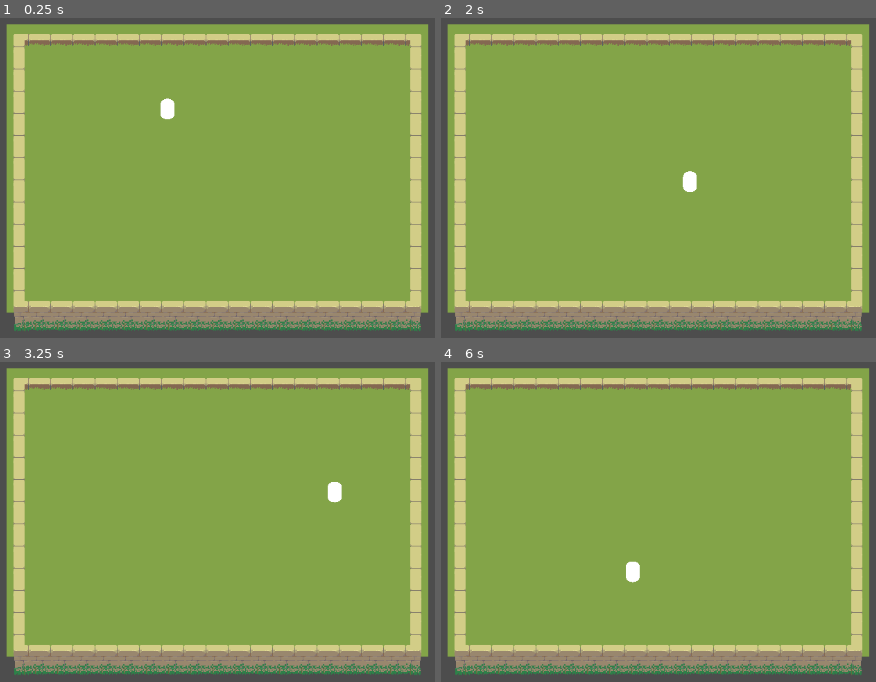
Above: before the commit, frames 1-4 (two rows, left to right).
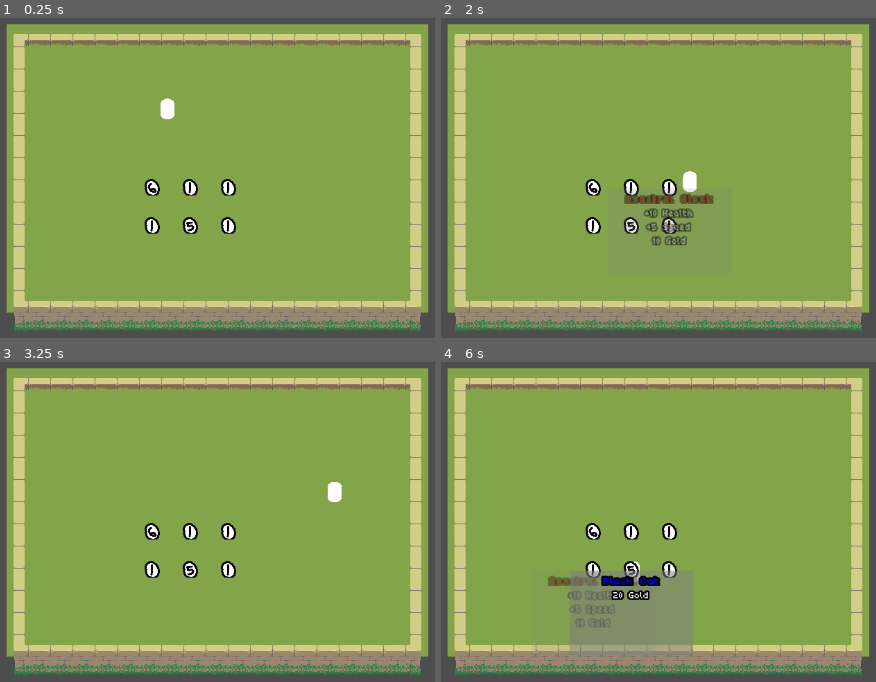
Above: after the commit, the same moments.

Repository: Gloocas/SGDF24Demo
Game: Godot game, scene res://src/room_template.tscn
Same seed, same stepped clock (60 frames per second), same inputs: the game is played once before the commit and once after it.
Inputs:
- Up to frame 1 (0.25 s): no input
- Up to frame 2 (2 s): tap Enter at 0.5 s; hold D (Right) 0.53-1.28 s; tap Shift (Dash) at 0.6 s; hold S (Down) from 1.28 s (still down); tap Space (Dodge) at 1.35 s
- Up to frame 3 (3.25 s): release S (Down) at 2.03 s; hold D (Right) 2.03-2.78 s; tap Shift (Dash) at 2.1 s; hold W (Up) from 2.78 s (still down); tap Space (Dodge) at 2.85 s
- Up to frame 4 (6 s): release W (Up) at 3.53 s; hold A (Left) 3.53-5.03 s; tap Shift (Dash) at 3.6, 5.1 s; tap Space (Dodge) at 4.35, 5.85 s; hold S (Down) 5.03-5.78 s; hold D (Right) from 5.78 s (still down)

The runs differ from the first frame. In frame 1, 1.0% of the frame differs, in the area x 33-55%, y 50-68%; in frame 2, 2.2%; in frame 3, 1.0%; in frame 4, 8.0%, in the area x 24-58%, y 50-92%.

Commit message:
finished shop

Diff:
--- a/project.godot
+++ b/project.godot
@@ -14,6 +14,10 @@
 run/main_scene="res://src/room_template.tscn"
 config/features=PackedStringArray("4.2", "Forward Plus")
 config/icon="res://icon.svg"
+
+[autoload]
+
+Global="*res://scenes/global.gd"
 
 [input]
 
--- /dev/null
+++ b/scenes/global.gd
@@ -0,0 +1,16 @@
+extends Node
+
+enum itemType {
+	RED,
+	BLUE,
+	GREEN
+}
+
+# Called when the node enters the scene tree for the first time.
+func _ready():
+	pass
+
+
+# Called every frame. 'delta' is the elapsed time since the previous frame.
+func _process(delta):
+	pass
--- /dev/null
+++ b/scenes/item.gd
@@ -0,0 +1,21 @@
+extends Resource
+class_name Item
+
+
+@export var sprite : Texture
+@export var name : String
+
+#base good guy stat boosts/characteristics (passive items + weapons)
+@export var health : float
+@export var mana : float
+@export var speed : float
+@export var cooldown : float
+@export var value : int
+@export var type : Global.itemType
+
+
+
+#weapon stats (weapons only)
+@export var damage : float
+@export var attackSpeed : float
+@export var manaCost : float
--- /dev/null
+++ b/scenes/item.tscn
@@ -0,0 +1,16 @@
+[gd_scene load_steps=3 format=3 uid="uid://dlh7s37y4587j"]
+
+[sub_resource type="RectangleShape2D" id="RectangleShape2D_8r7dq"]
+size = Vector2(47, 45)
+
+[sub_resource type="BoxMesh" id="BoxMesh_cnnvf"]
+
+[node name="Item" type="Area2D"]
+
+[node name="CollisionShape2D" type="CollisionShape2D" parent="."]
+shape = SubResource("RectangleShape2D_8r7dq")
+
+[node name="MeshInstance2D" type="MeshInstance2D" parent="."]
+position = Vector2(0, -1.19209e-07)
+scale = Vector2(20.375, 21.375)
+mesh = SubResource("BoxMesh_cnnvf")
--- /dev/null
+++ b/scenes/shop.tscn
@@ -0,0 +1,22 @@
+[gd_scene load_steps=2 format=3 uid="uid://dpdh7v7au573r"]
+
+[ext_resource type="PackedScene" uid="uid://co18toxk7f3ay" path="res://scenes/shop_slot.tscn" id="1_fgkwm"]
+
+[node name="Shop" type="Node2D"]
+
+[node name="ShopSlot" parent="." instance=ExtResource("1_fgkwm")]
+
+[node name="ShopSlot2" parent="." instance=ExtResource("1_fgkwm")]
+position = Vector2(55, 0)
+
+[node name="ShopSlot3" parent="." instance=ExtResource("1_fgkwm")]
+position = Vector2(110, 0)
+
+[node name="ShopSlot4" parent="." instance=ExtResource("1_fgkwm")]
+position = Vector2(0, 55)
+
+[node name="ShopSlot5" parent="." instance=ExtResource("1_fgkwm")]
+position = Vector2(55, 55)
+
+[node name="ShopSlot6" parent="." instance=ExtResource("1_fgkwm")]
+position = Vector2(110, 55)
--- /dev/null
+++ b/scenes/shop_slot.tscn
@@ -0,0 +1,77 @@
+[gd_scene load_steps=10 format=3 uid="uid://co18toxk7f3ay"]
+
+[ext_resource type="Script" path="res://shopslot.gd" id="1_6uoii"]
+[ext_resource type="Resource" uid="uid://jpuckup2ysdf" path="res://scenes/testitem1.tres" id="2_616rp"]
+[ext_resource type="Resource" uid="uid://cqn0ele74b68w" path="res://scenes/testitem2.tres" id="3_7hb5r"]
+[ext_resource type="Resource" uid="uid://dip76wcgkenut" path="res://scenes/testitem3.tres" id="4_erwgv"]
+[ext_resource type="Resource" uid="uid://pyx770uoos3s" path="res://scenes/testitem4.tres" id="5_h4527"]
+[ext_resource type="Resource" uid="uid://bojkwl34xxdok" path="res://scenes/testitem5.tres" id="6_c6h51"]
+[ext_resource type="Resource" uid="uid://bgdmuhqn7tuqe" path="res://scenes/testitem6.tres" id="7_jhi3h"]
+[ext_resource type="FontFile" uid="uid://dbmafaop2gj3f" path="res://scenes/Poco.ttf" id="8_6au2o"]
+
+[sub_resource type="CircleShape2D" id="CircleShape2D_2as6o"]
+radius = 27.1662
+
+[node name="ShopSlot" type="Node2D"]
+script = ExtResource("1_6uoii")
+items = Array[Resource("res://scenes/item.gd")]([ExtResource("2_616rp"), ExtResource("3_7hb5r"), ExtResource("4_erwgv"), ExtResource("5_h4527"), ExtResource("6_c6h51"), ExtResource("7_jhi3h")])
+
+[node name="Sprite2D" type="Sprite2D" parent="."]
+scale = Vector2(0.25, 0.25)
+
+[node name="ShowText" type="Area2D" parent="."]
+collision_mask = 8
+
+[node name="CollisionShape2D" type="CollisionShape2D" parent="ShowText"]
+shape = SubResource("CircleShape2D_2as6o")
+
+[node name="UI" type="Control" parent="."]
+z_index = 1
+layout_mode = 3
+anchors_preset = 5
+anchor_left = 0.5
+anchor_right = 0.5
+offset_left = -20.0
+offset_right = 20.0
+offset_bottom = 40.0
+grow_horizontal = 2
+
+[node name="ColorRect" type="ColorRect" parent="UI"]
+layout_mode = 2
+offset_left = -69.0
+offset_top = 2.0
+offset_right = 109.0
+offset_bottom = 43.0
+
+[node name="VBoxContainer" type="VBoxContainer" parent="UI"]
+layout_mode = 1
+anchors_preset = 5
+anchor_left = 0.5
+anchor_right = 0.5
+offset_left = -89.0
+offset_right = 89.0
+offset_bottom = 46.0
+grow_horizontal = 2
+theme_override_constants/separation = 0
+
+[node name="Name" type="RichTextLabel" parent="UI/VBoxContainer"]
+layout_mode = 2
+theme_override_colors/font_outline_color = Color(0, 0, 0, 1)
+theme_override_constants/outline_size = 10
+theme_override_fonts/normal_font = ExtResource("8_6au2o")
+theme_override_font_sizes/normal_font_size = 20
+bbcode_enabled = true
+text = "[center]testname[/center]"
+fit_content = true
+
+[node name="Stats" type="RichTextLabel" parent="UI/VBoxContainer"]
+layout_mode = 2
+theme_override_colors/font_outline_color = Color(0, 0, 0, 1)
+theme_override_constants/outline_size = 10
+theme_override_fonts/normal_font = ExtResource("8_6au2o")
+bbcode_enabled = true
+text = "[center]teststats123123123123[/center]"
+fit_content = true
+
+[connection signal="area_entered" from="ShowText" to="." method="_on_show_text_area_entered"]
+[connection signal="area_exited" from="ShowText" to="." method="_on_show_text_area_exited"]
--- /dev/null
+++ b/scenes/teleport_node.tscn
@@ -0,0 +1,10 @@
+[gd_scene load_steps=2 format=3 uid="uid://c8hac8r2q4gfu"]
+
+[sub_resource type="CapsuleMesh" id="CapsuleMesh_a3bkw"]
+
+[node name="TeleportNode" type="Node2D"]
+
+[node name="MeshInstance2D" type="MeshInstance2D" parent="."]
+position = Vector2(0, 4.76837e-07)
+scale = Vector2(4, 2)
+mesh = SubResource("CapsuleMesh_a3bkw")
--- /dev/null
+++ b/scenes/testitem1.tres
@@ -0,0 +1,18 @@
+[gd_resource type="Resource" script_class="Item" load_steps=3 format=3 uid="uid://jpuckup2ysdf"]
+
+[ext_resource type="Script" path="res://scenes/item.gd" id="1_2ykhv"]
+[ext_resource type="Texture2D" uid="uid://b0d88qmxqrbxr" path="res://scenes/testitem1.png" id="2_exsu7"]
+
+[resource]
+script = ExtResource("1_2ykhv")
+sprite = ExtResource("2_exsu7")
+name = "Spectral Cloak"
+health = 10.0
+mana = 0.0
+speed = 5.0
+cooldown = 0.0
+value = 10
+type = 0
+damage = 0.0
+attackSpeed = 0.0
+manaCost = 0.0
--- /dev/null
+++ b/scenes/testitem2.tres
@@ -0,0 +1,18 @@
+[gd_resource type="Resource" script_class="Item" load_steps=3 format=3 uid="uid://cqn0ele74b68w"]
+
+[ext_resource type="Script" path="res://scenes/item.gd" id="1_s3f1m"]
+[ext_resource type="Texture2D" uid="uid://bscw2jyv3jq4d" path="res://scenes/testitem2.png" id="2_1x2p1"]
+
+[resource]
+script = ExtResource("1_s3f1m")
+sprite = ExtResource("2_1x2p1")
+name = "Ghoulish Gourd"
+health = 0.0
+mana = 10.0
+speed = 0.0
+cooldown = 0.5
+value = 15
+type = 1
+damage = 0.0
+attackSpeed = 0.0
+manaCost = 0.0
--- /dev/null
+++ b/scenes/testitem3.tres
@@ -0,0 +1,18 @@
+[gd_resource type="Resource" script_class="Item" load_steps=3 format=3 uid="uid://dip76wcgkenut"]
+
+[ext_resource type="Script" path="res://scenes/item.gd" id="1_ch5w6"]
+[ext_resource type="Texture2D" uid="uid://v1iqg0uwj4xp" path="res://scenes/testitem3.png" id="2_1kgai"]
+
+[resource]
+script = ExtResource("1_ch5w6")
+sprite = ExtResource("2_1kgai")
+name = "Peppermint"
+health = 0.0
+mana = 0.0
+speed = 50.0
+cooldown = 1.0
+value = 30
+type = 2
+damage = 0.0
+attackSpeed = 0.0
+manaCost = 0.0
--- /dev/null
+++ b/scenes/testitem4.tres
@@ -0,0 +1,18 @@
+[gd_resource type="Resource" script_class="Item" load_steps=3 format=3 uid="uid://pyx770uoos3s"]
+
+[ext_resource type="Script" path="res://scenes/item.gd" id="1_foncn"]
+[ext_resource type="Texture2D" uid="uid://cb2k832osq4v" path="res://scenes/testitem4.png" id="2_djexr"]
+
+[resource]
+script = ExtResource("1_foncn")
+sprite = ExtResource("2_djexr")
+name = "Spooky Mask"
+health = 0.0
+mana = 0.0
+speed = 0.0
+cooldown = 0.0
+value = 10
+type = 0
+damage = 15.0
+attackSpeed = 0.5
+manaCost = 0.0
--- /dev/null
+++ b/scenes/testitem5.tres
@@ -0,0 +1,18 @@
+[gd_resource type="Resource" script_class="Item" load_steps=3 format=3 uid="uid://bojkwl34xxdok"]
+
+[ext_resource type="Script" path="res://scenes/item.gd" id="1_r0sd8"]
+[ext_resource type="Texture2D" uid="uid://b6moy52f5ttby" path="res://scenes/testitem5.png" id="2_aciy3"]
+
+[resource]
+script = ExtResource("1_r0sd8")
+sprite = ExtResource("2_aciy3")
+name = "Black Cat"
+health = 0.0
+mana = 0.0
+speed = 0.0
+cooldown = 0.0
+value = 20
+type = 1
+damage = 10.0
+attackSpeed = 0.5
+manaCost = 3.0
--- /dev/null
+++ b/scenes/testitem6.tres
@@ -0,0 +1,18 @@
+[gd_resource type="Resource" script_class="Item" load_steps=3 format=3 uid="uid://bgdmuhqn7tuqe"]
+
+[ext_resource type="Script" path="res://scenes/item.gd" id="1_xvpkr"]
+[ext_resource type="Texture2D" uid="uid://bi6movxkdnssl" path="res://scenes/testitem6.png" id="2_5mu1h"]
+
+[resource]
+script = ExtResource("1_xvpkr")
+sprite = ExtResource("2_5mu1h")
+name = "Baseball Bat"
+health = 10.0
+mana = 0.0
+speed = 25.0
+cooldown = 0.0
+value = 50
+type = 2
+damage = 10.0
+attackSpeed = 0.3
+manaCost = 0.0
--- /dev/null
+++ b/shopslot.gd
@@ -0,0 +1,83 @@
+extends Node2D
+
+@export var items : Array[Item]
+@export var selectedItem : Item
+
+@onready var sprite := $Sprite2D
+@onready var showText := $ShowText
+@onready var itemNameText := $UI/VBoxContainer/Name
+@onready var itemStatsText := $UI/VBoxContainer/Stats
+@onready var vBox := $UI/VBoxContainer
+@onready var colorRect := $UI/ColorRect
+
+var isWeapon : bool
+
+var health : float
+var mana : float
+var speed : float
+var cooldown : float
+var value : int
+var type : Global.itemType
+
+
+# Called when the node enters the scene tree for the first time.
+func _ready():
+	var text = ""
+	var size = items.size()
+	var selection = randi() % size
+	selectedItem = items[selection]
+	sprite.texture = selectedItem.sprite
+	health = selectedItem.health
+	mana = selectedItem.mana
+	speed = selectedItem.speed
+	cooldown = selectedItem.cooldown
+	value = selectedItem.value
+	type = selectedItem.type
+	vBox.modulate = Color(1, 1, 1, 0)
+	colorRect.modulate = Color(0.5, 0.5, 0.5, 0)
+	colorRect.size.y = vBox.size.y / 5
+	if health != 0:
+		text += ("+" + str(health) + " Health\n")
+	if mana != 0:
+		text += ("+" + str(mana) + " Mana\n")
+	if speed != 0:
+		text += ("+" + str(speed) + " Speed\n")
+	if cooldown != 0:
+		text += ("-" + str(cooldown) + "s Cooldown\n")
+	if value != 0:
+		text += (str(value) + " Gold")
+	print(text)
+	match(type):
+		Global.itemType.RED:
+			itemNameText.modulate = Color(1, 0, 0, 1)
+		Global.itemType.GREEN:
+			itemNameText.modulate = Color(0, 1, 0, 1)
+		Global.itemType.BLUE:
+			itemNameText.modulate = Color(0, 0, 1, 1)
+	itemNameText.text = str("[center]") + selectedItem.name + str("[/center]")
+	itemStatsText.text = str("[center]") + text + str("[/center]")
+
+
+
+
+
+# Called every frame. 'delta' is the elapsed time since the previous frame.
+func _process(delta):
+	pass
+
+
+func _on_show_text_area_entered(area):
+	var tween = create_tween()
+	var tween2 = create_tween()
+	tween.tween_property(vBox, "modulate", Color(1, 1, 1, 1), 0.3)
+	tween2.tween_property(colorRect, "modulate", Color(0.5, 0.5, 0.5, 0.5), 0.3)
+
+
+
+
+
+func _on_show_text_area_exited(area):
+	var tween = create_tween()
+	var tween2 = create_tween()
+	tween.tween_property(vBox, "modulate", Color(1, 1, 1, 0), 0.3)
+	tween2.tween_property(colorRect, "modulate", Color(0.5, 0.5, 0.5, 0), 0.3)
--- a/src/room_template.tscn
+++ b/src/room_template.tscn
@@ -1,9 +1,10 @@
-[gd_scene load_steps=9 format=3 uid="uid://bjowidxsi0cbp"]
+[gd_scene load_steps=10 format=3 uid="uid://bjowidxsi0cbp"]
 
 [ext_resource type="Texture2D" uid="uid://c7wxl7finxby1" path="res://assets/tilemapTest.png" id="2_28vhp"]
 [ext_resource type="Texture2D" uid="uid://c203nvnutto1" path="res://assets/TilesetsDownload/wall-8 - 2 tiles tall-transparency.png" id="2_abgsr"]
 [ext_resource type="PackedScene" uid="uid://dpi7a4qfsh1wm" path="res://src/player.tscn" id="2_fbbpv"]
 [ext_resource type="Texture2D" uid="uid://8gkg7twybj17" path="res://assets/TilesetsDownload/wall-8 - 2 tiles tall.png" id="3_ca6hc"]
+[ext_resource type="PackedScene" uid="uid://dpdh7v7au573r" path="res://scenes/shop.tscn" id="5_x6cut"]
 
 [sub_resource type="TileSetAtlasSource" id="TileSetAtlasSource_lap5y"]
 texture = ExtResource("2_28vhp")
@@ -120,3 +121,6 @@
 
 [node name="Player" parent="." instance=ExtResource("2_fbbpv")]
 position = Vector2(328, 186)
+
+[node name="Shop" parent="." instance=ExtResource("5_x6cut")]
+position = Vector2(306, 299)
Binary file added: scenes/Poco.ttf
Not shown, added: scenes/Poco.ttf.import
Binary file added: scenes/testitem1.png
Not shown, added: scenes/testitem1.png.import
Binary file added: scenes/testitem2.png
Not shown, added: scenes/testitem2.png.import
Binary file added: scenes/testitem3.png
Not shown, added: scenes/testitem3.png.import
Binary file added: scenes/testitem4.png
Not shown, added: scenes/testitem4.png.import
Binary file added: scenes/testitem5.png
Not shown, added: scenes/testitem5.png.import
(and 3 more such lines)
